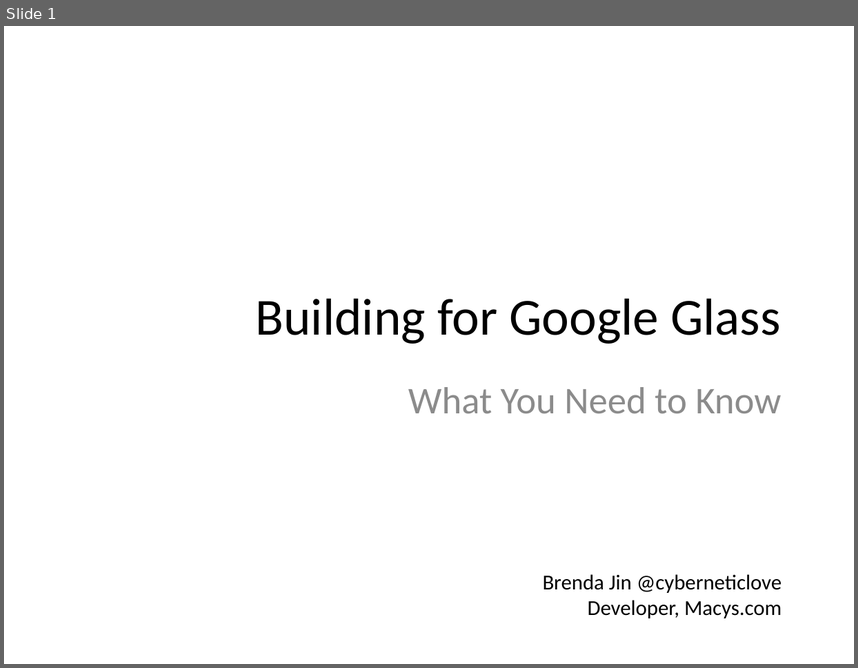
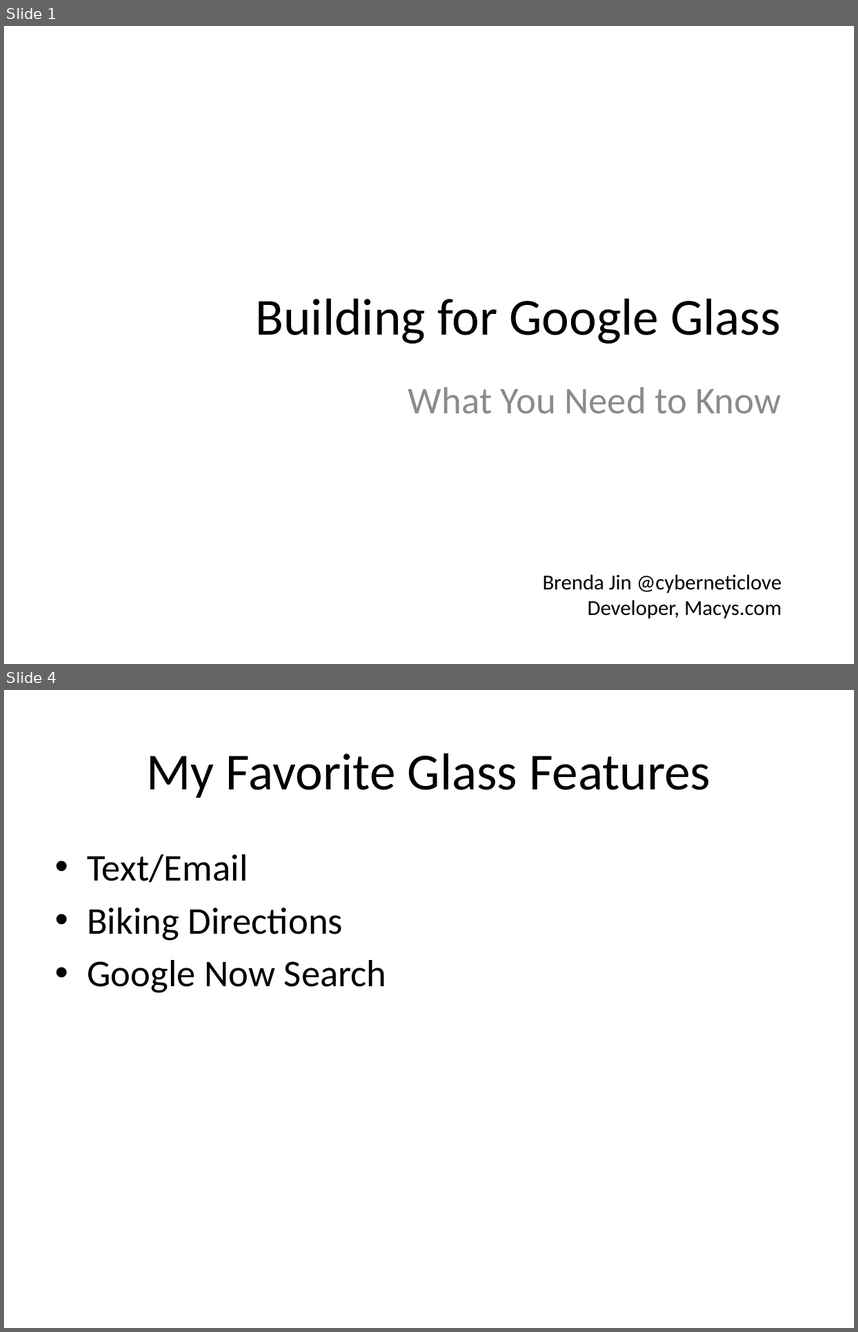
Before and after one commit to brendajin/presentations, a slide deck: Apigee_Glass.pptx. Shown one above the other, each under a label of ours: slide 1 before the commit, slides 1 and 4 after it; the slides between them are not shown. The pictures are 858x668 and 858x1332 pixels, drawn with LibreOffice and Linux fonts; fonts in the diff are those of the drawing. Boxes give left, top, right and bottom in pixels: in the first picture for what was removed or moved away, otherwise in the second. Text is boxed around its words. In the diff, an @@ line names an element or a change of style, - is before the commit and + after.

```diff
--- a/Apigee_Glass.pptx
+++ b/Apigee_Glass.pptx
@@ slide 4 added at box(4, 690, 854, 1328), background #FFFFFF @@
@@ title added at box(146, 753, 711, 798), 44 pt, text #000000 @@
+My Favorite Glass Features
@@ text added at box(87, 854, 387, 993), 32 pt, text #000000 @@
+• Text/Email
+• Biking Directions
+• Google Now Search
```
Also in this commit, not shown: 6 other slides added.
